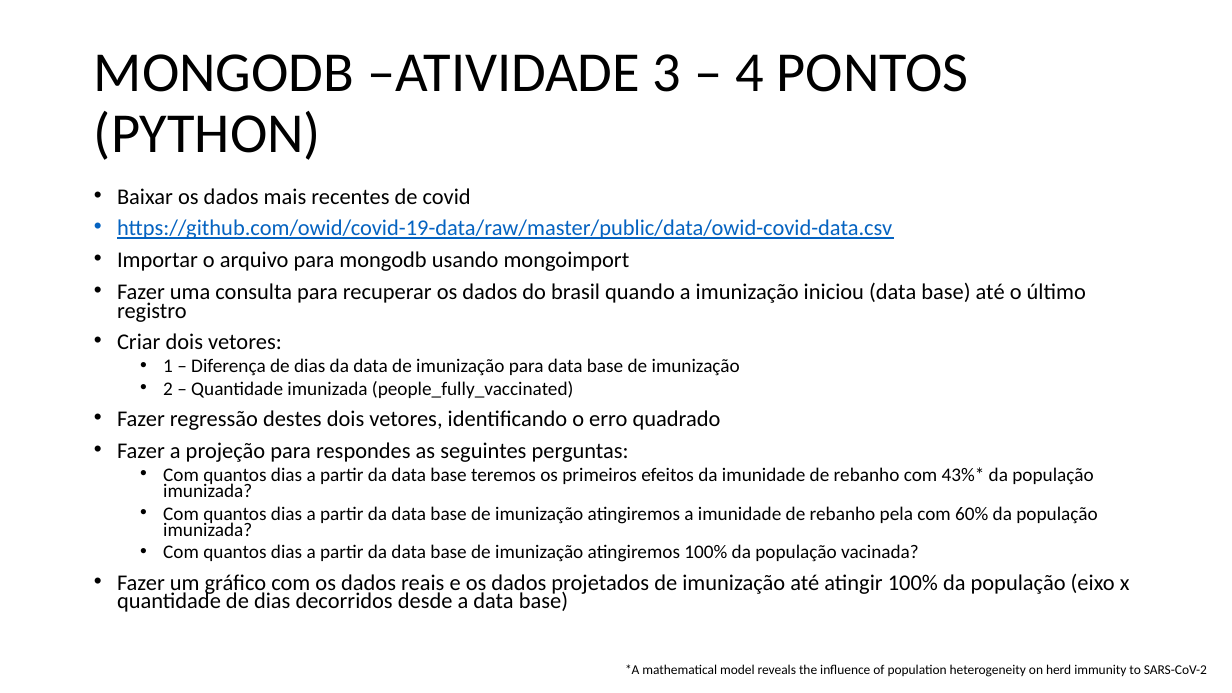
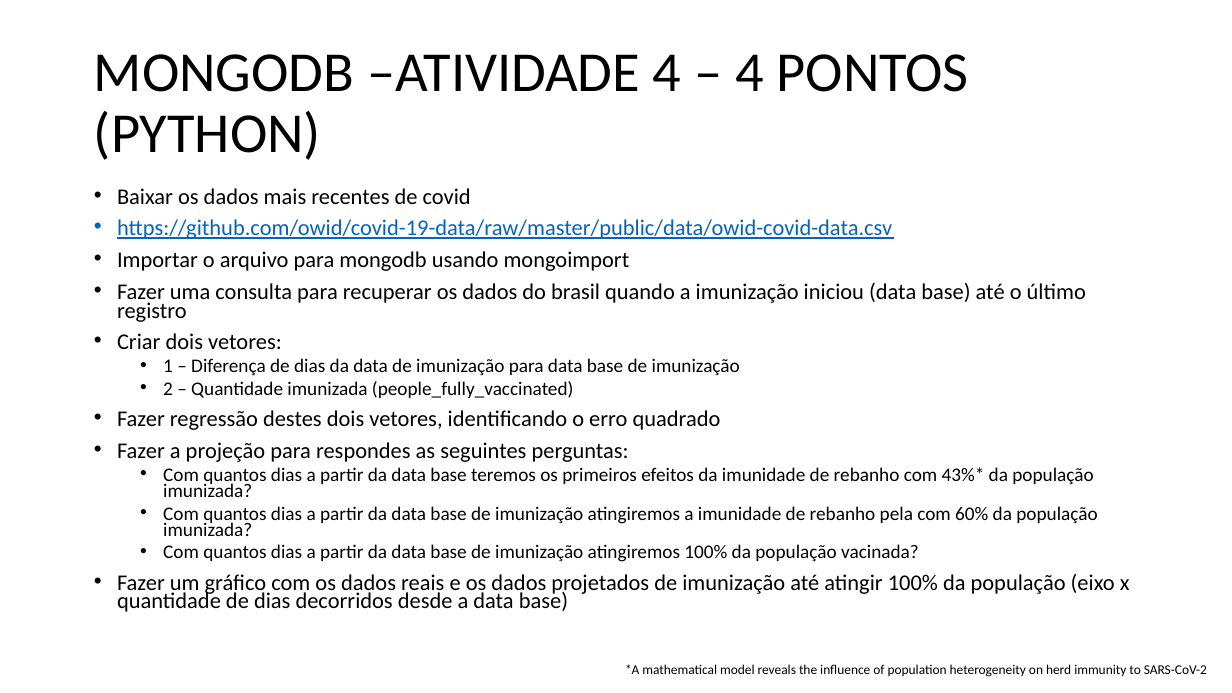
Before and after one commit to antoniomralmeida/nosql, a slide deck: slide 4 of ATIVIDADES.pptx (slide 3 before the commit). Drawn at 1232x693 pixels with LibreOffice and Linux fonts; fonts in the diff are those of the drawing. Boxes give left, top, right and bottom in pixels: in the first picture for what was removed or moved away, otherwise in the second. Text is boxed around its words. In the diff, an @@ line names an element or a change of style, - is before the commit and + after.

```diff
--- a/ATIVIDADES.pptx
+++ b/ATIVIDADES.pptx
@@ title at box(94, 54, 969, 160): text changed @@
-MONGODB –ATIVIDADE 3 – 4 PONTOS (PYTHON)
+MONGODB –ATIVIDADE 4 – 4 PONTOS (PYTHON)
```
Also in this commit, not shown: 1 slide added.
